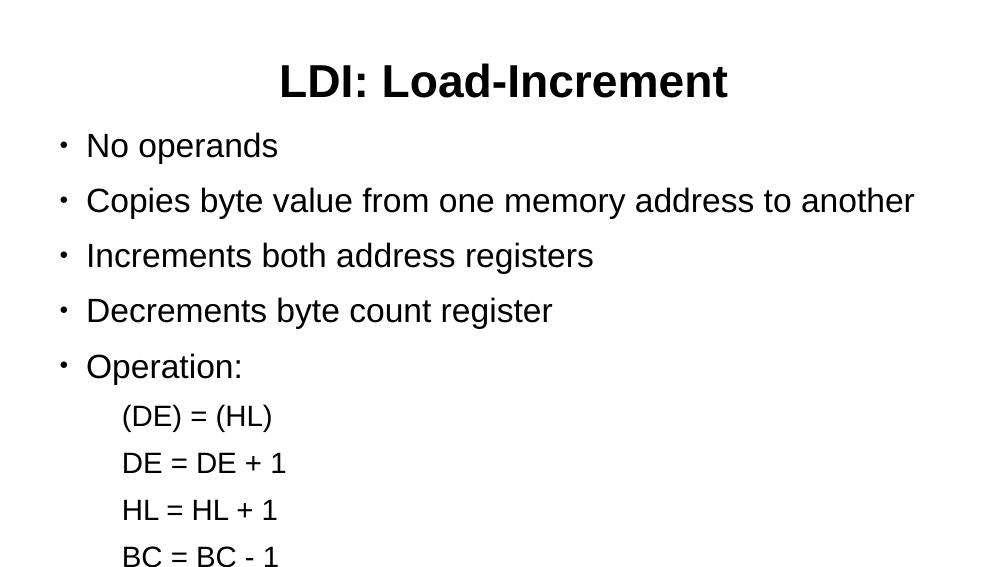
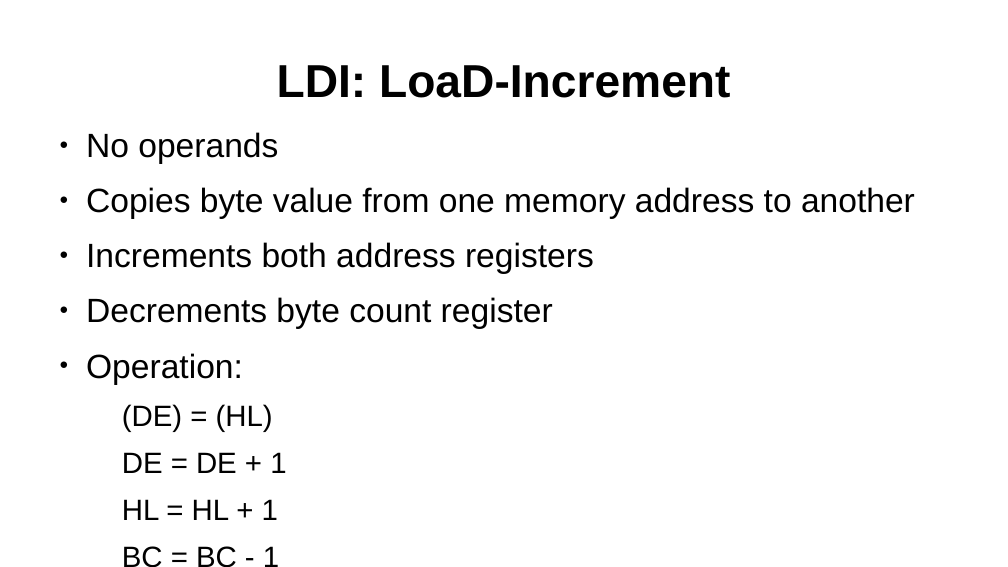
Before and after one commit to SlithyMatt/zxs-assembly-tutorial, a slide deck: slide 15 of Lesson3/Lesson3.odp. Drawn at 1008x567 pixels with LibreOffice and Linux fonts; fonts in the diff are those of the drawing. Boxes give left, top, right and bottom in pixels: in the first picture for what was removed or moved away, otherwise in the second. Text is boxed around its words. In the diff, an @@ line names an element or a change of style, - is before the commit and + after.

```diff
--- a/Lesson3/Lesson3.odp
+++ b/Lesson3/Lesson3.odp
@@ title at (277, 65, 730, 98): text changed @@
-LDI: Load-Increment
+LDI: LoaD-Increment
```
Also in this commit, not shown: 6 other slides changed, 3 other files.
